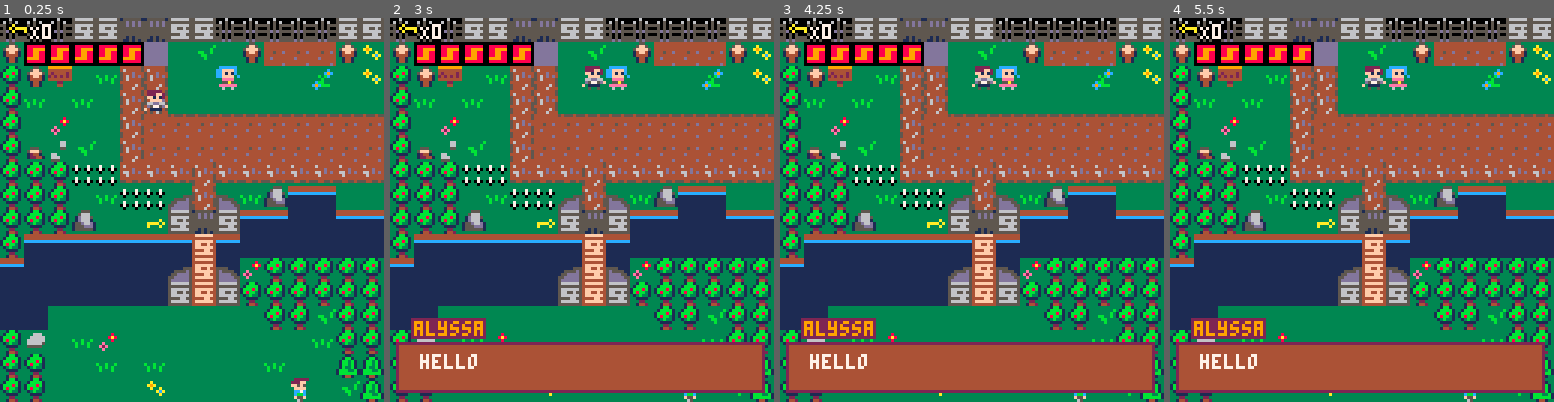
Above: before the commit, frames 1-4 (left to right).
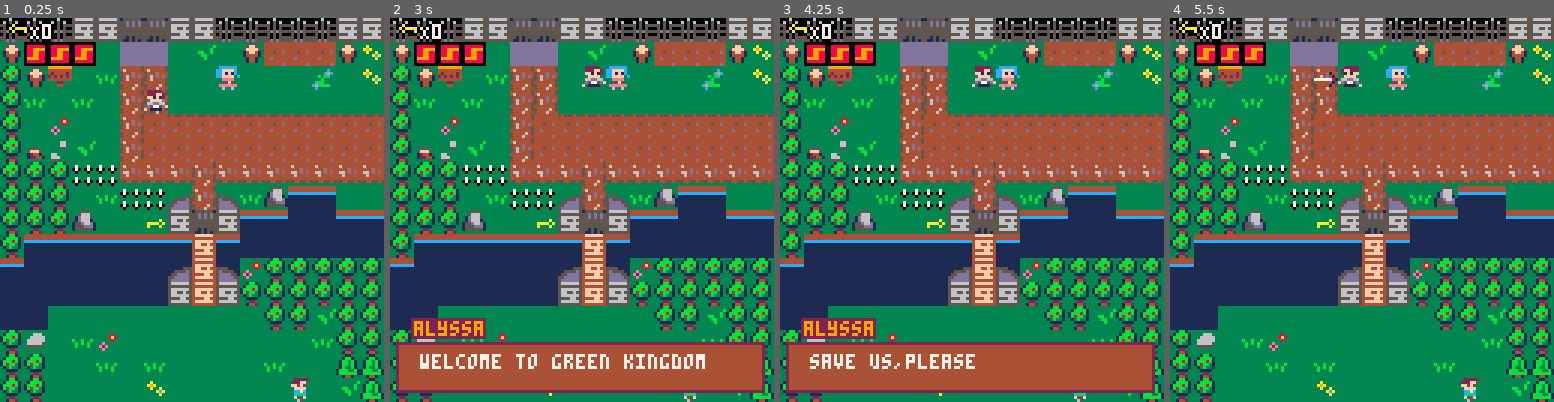
Above: after the commit, the same moments.

Repository: adatechschool/projet-collectif-pico-8-kal
Game: PICO-8 cartridge rpgv52.p8
The game is run twice, just before and just after one commit, with the same random seed, the same clock (stepped at 60 frames per second) and the same inputs.
Inputs:
- Up to frame 1 (0.25 s): no input
- Up to frame 2 (3 s): tap X (X key) at 0.33, 1.07, 1.85, 2.97 s; tap O (Z key) at 0.7, 1.7, 2.1, 2.5, 2.9 s; hold Right 1.6-2.1 s; hold Up 2.15-2.42 s; hold Right from 2.47 s (still down)
- Up to frame 3 (4.25 s): release Right at 3.03 s; hold Left 3.08-3.58 s; tap O (Z key) at 3.3, 3.7, 4.1 s; hold Down 3.63-3.97 s; hold Right from 4.02 s (still down); tap X (X key) at 4.08 s
- Up to frame 4 (5.5 s): tap O (Z key) at 4.5, 4.9, 5.3 s; release Right at 4.68 s; hold Up 4.73-5.03 s; hold Left from 5.08 s (still down); tap X (X key) at 5.2 s

The runs differ from the first frame. In frame 1, 0.8% of the frame differs, in the area x 25-38%, y 6-13%; in frame 2, 1.8%; in frame 3, 1.4%; in frame 4, 15%, in the area x 1-98%, y 6-98%.

Commit message:
fixed msg

Diff:
--- a/rpgv52.p8
+++ b/rpgv52.p8
@@ -30,10 +30,11 @@
             update_sword()
             inventory.update()
             update_camera()
-            update_msg()
+
             p.x, p.y = go_inside(11, 19, 125, 4, "haut", "bas")
             p.x, p.y = go_inside(3, 42, 124, 63, "haut", "bas")
         end
+        update_msg()
     elseif state == 1 then
         update_gameover()
     end
@@ -181,7 +182,7 @@
 		sprite = 16,
 		speed = 1,
 		keys = 0,
-		life = 5,
+		life = 3,
 		  invincible_timer = 0,
 	}
 end
